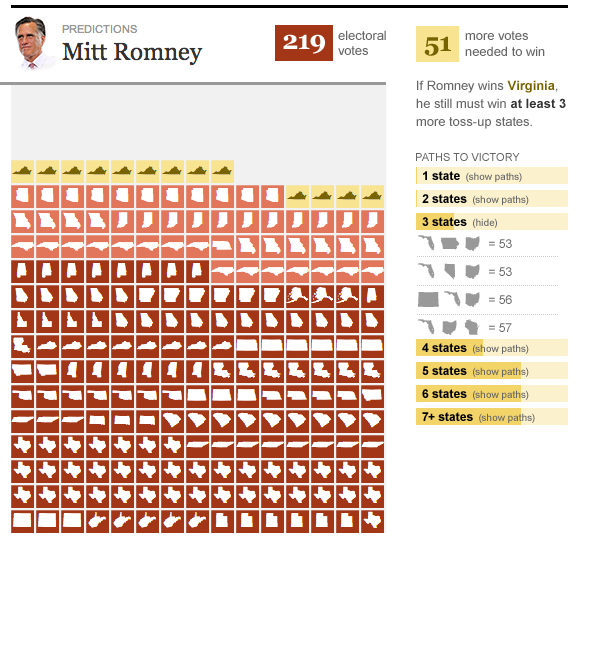
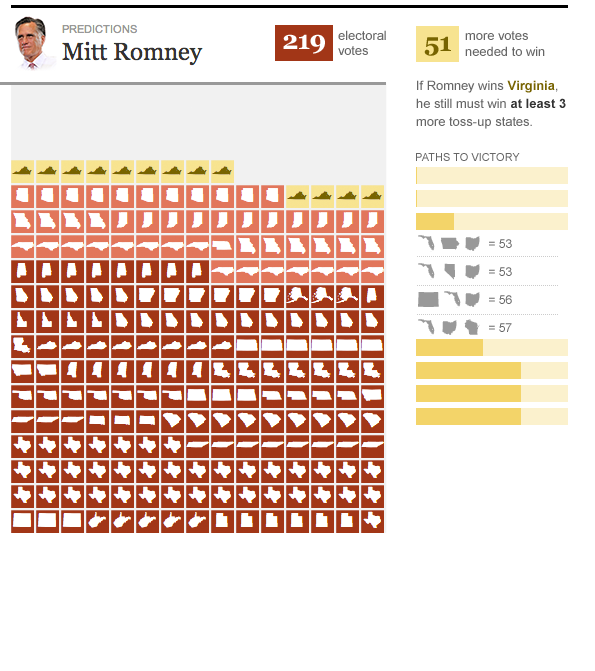
Layered file, before and after one edit (595 × 671). Changes by layer:
hid "1 state (show paths) 2 states (show paths) 3 states (hide) 4" over bbox(422, 171, 535, 423)
